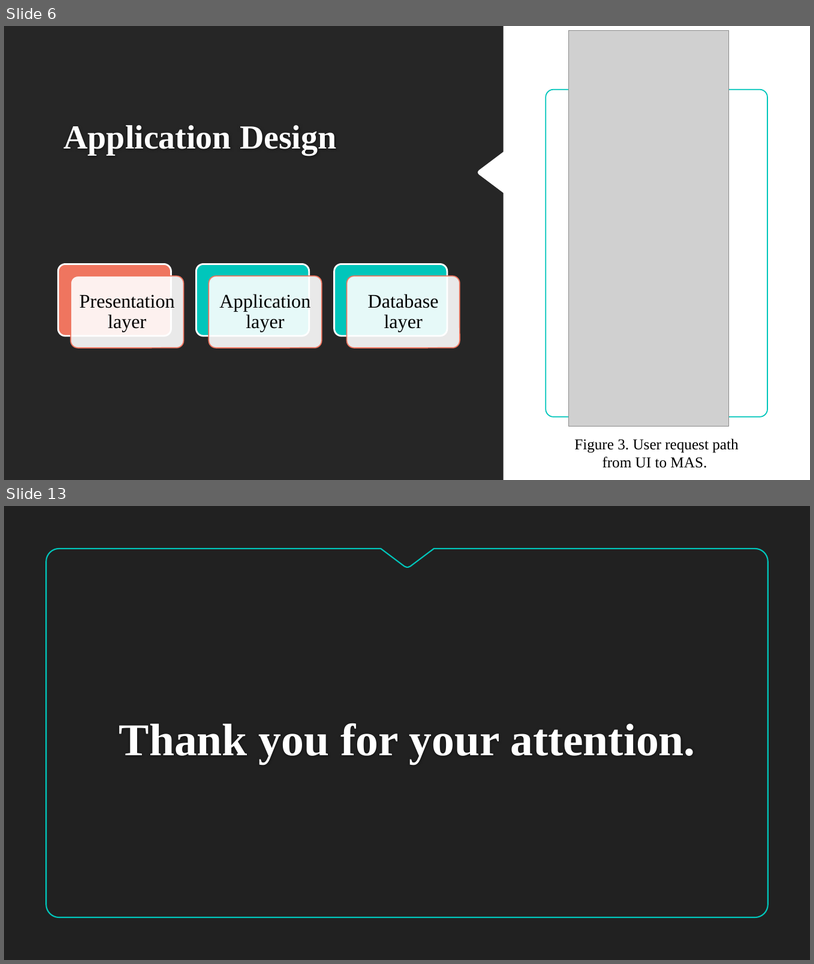
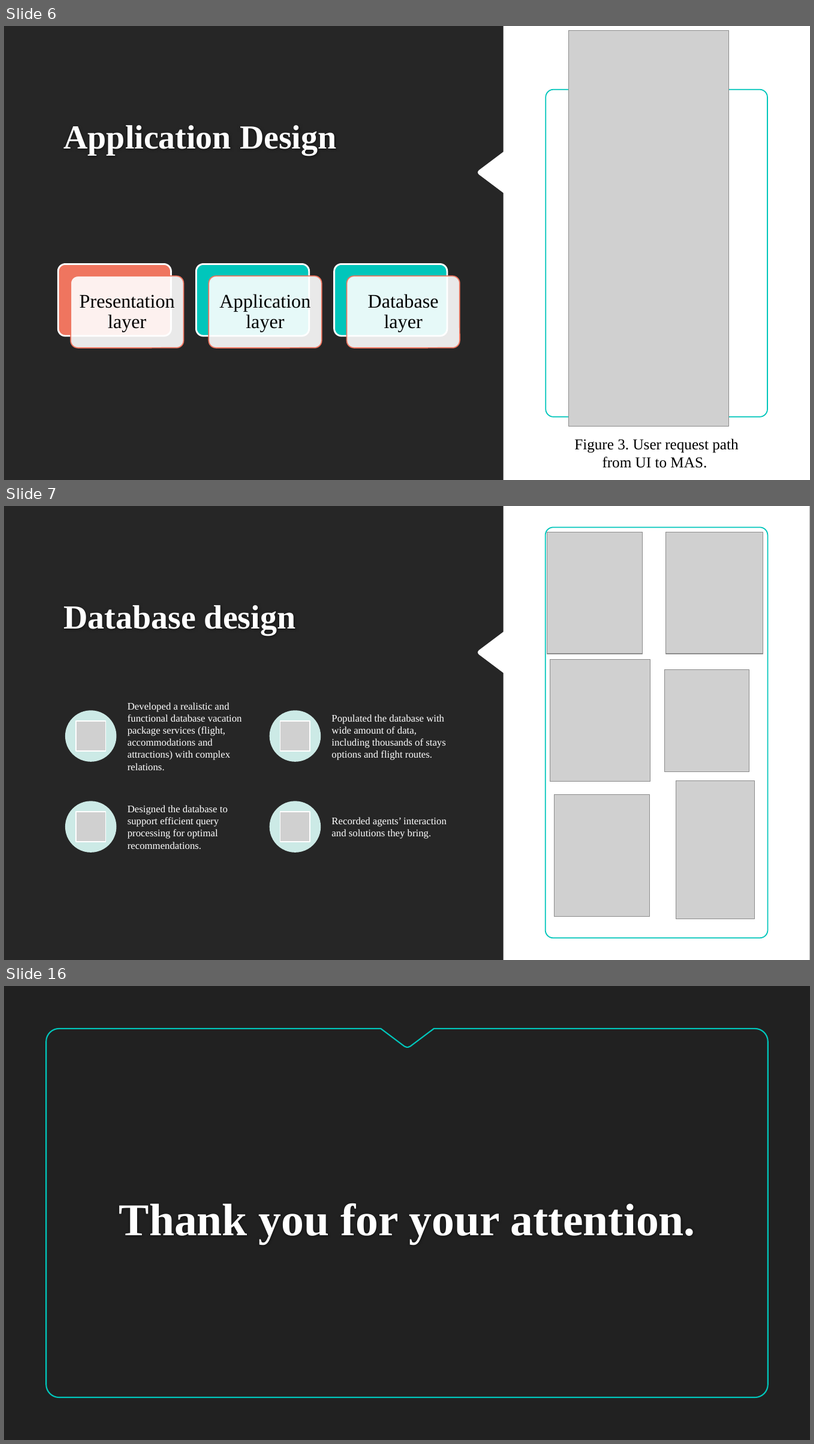
Before and after one commit to theRomanianWarrior/dissertation, a slide deck: presentation.pptx. Shown one above the other, each under a label of ours: slides 6 and 13 before the commit, slides 6, 7 and 16 after it; the slides between them are not shown. The pictures are 814x964 and 814x1444 pixels, drawn with LibreOffice and Linux fonts; fonts in the diff are those of the drawing; grey boxes stand for pictures; background and template pictures are left out. Boxes give left, top, right and bottom in pixels: in the first picture for what was removed or moved away, otherwise in the second. Text is boxed around its words. In the diff, an @@ line names an element or a change of style, - is before the commit and + after.

```diff
--- a/presentation.pptx
+++ b/presentation.pptx
@@ slide 7 added at <box>4,506,810,960</box>, background #212121 @@
@@ rectangle added at <box>4,506,810,960</box>, fill #FFFFFF @@
@@ freeform shape added at <box>4,506,504,960</box>, fill #262626 @@
@@ rounded rectangle added at <box>546,527,768,937</box>, fill #FFFFFF, outline #00C6BB 1.25 pt @@
@@ picture added at <box>547,532,643,654</box> @@
@@ picture added at <box>666,532,764,654</box> @@
@@ title added at <box>63,605,296,635</box>, 40 pt, text #FFFFFF, bold @@
+Database design
@@ picture added at <box>550,660,651,781</box> @@
@@ picture added at <box>665,669,750,772</box> @@
@@ picture added at <box>676,781,755,919</box> @@
@@ picture added at <box>555,795,650,916</box> @@
@@ group added at <box>65,702,447,852</box>: 4 ellipses, 4 pictures, 4 texts @@
+Developed a realistic and functional database vacation package services (flight, accommodations and attractions) with complex relations.
+Populated the database with wide amount of data, including thousands of stays options and flight routes.
+Designed the database to support efficient query processing for optimal recommendations.
+Recorded agents’ interaction and solutions they bring.
@@ what was slide 13 is now slide 16 @@
```
Also in this commit, not shown: 8 slides changed, 2 other slides added, 11 other files.
